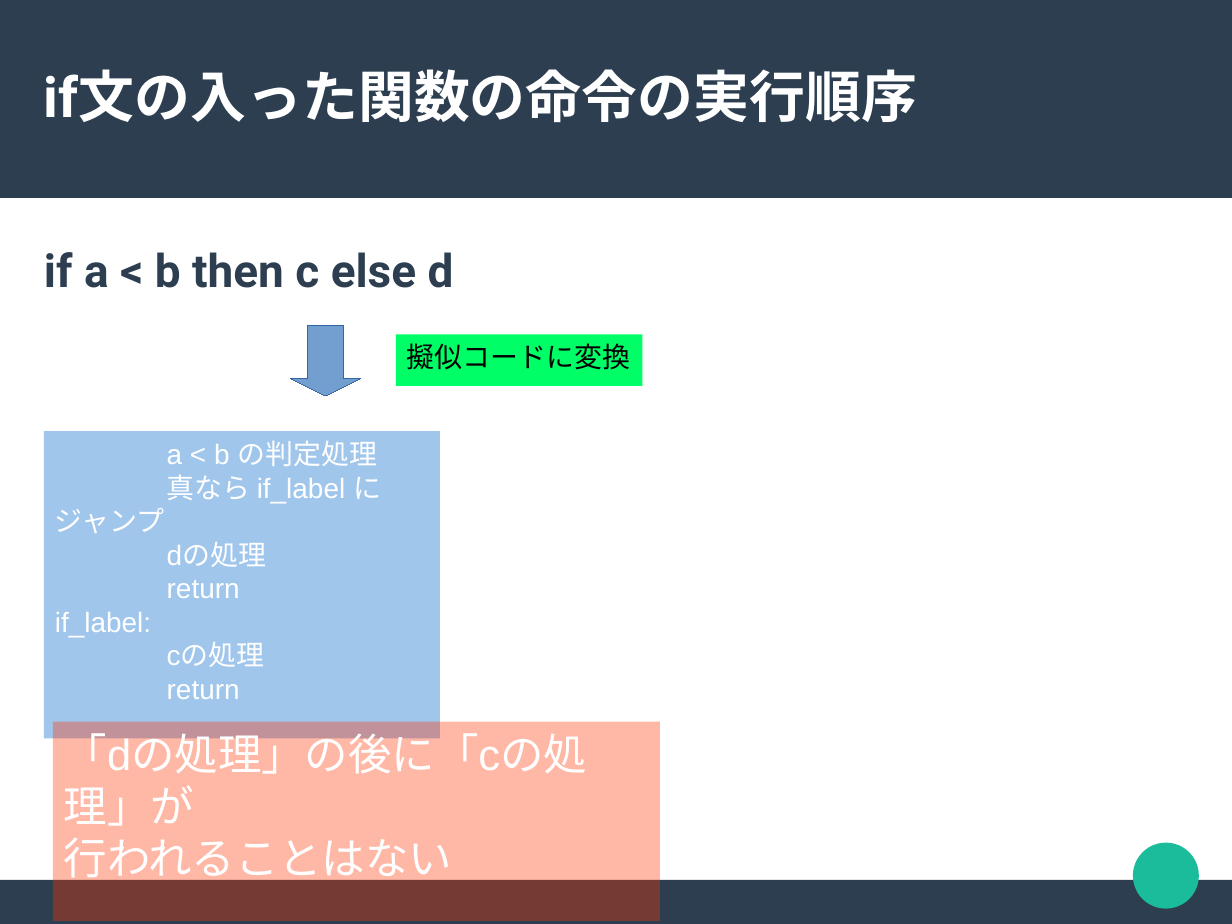
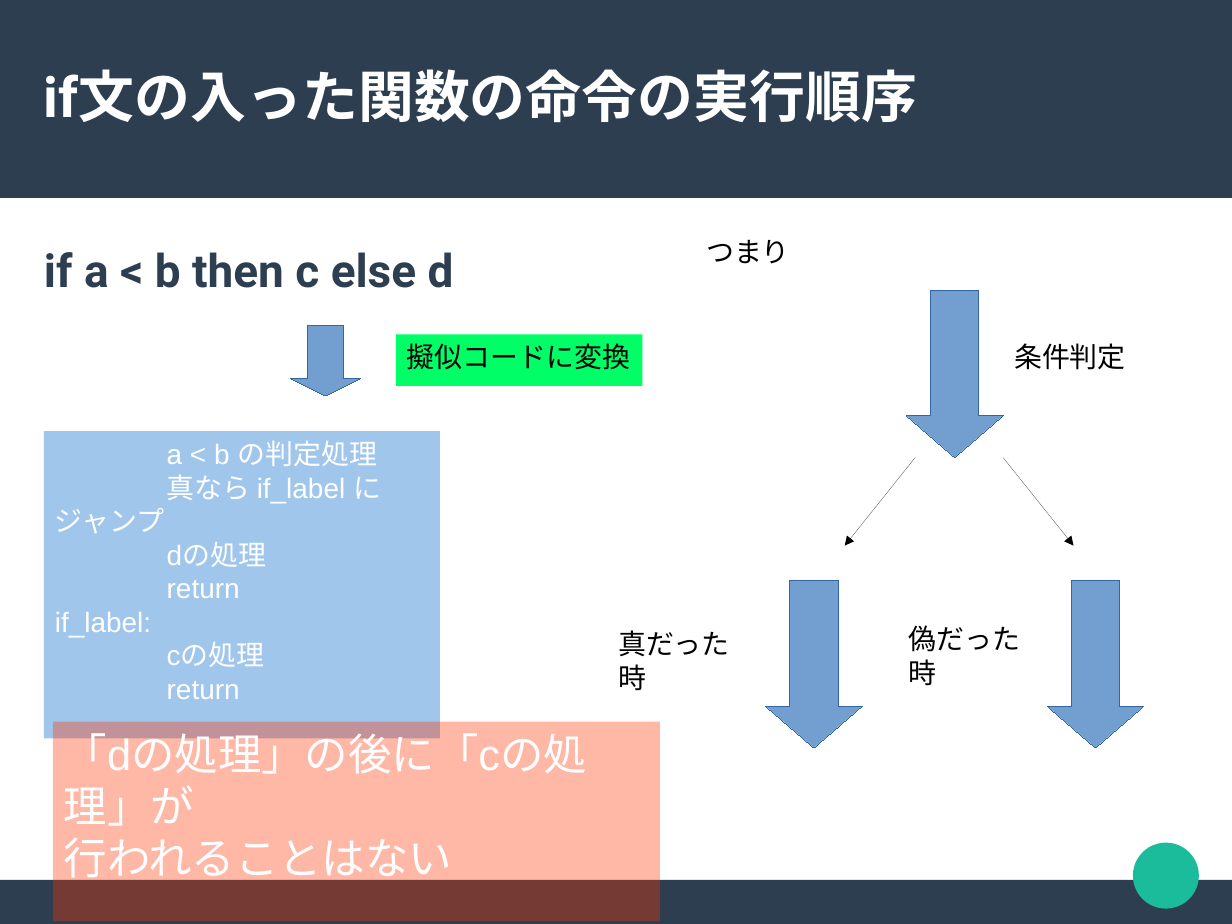
Before and after one commit to akawashiro/hml, a slide deck: slide 10 of hml.odp (slide 11 before the commit). Drawn at 1232x924 pixels with LibreOffice and Linux fonts; fonts in the diff are those of the drawing. Boxes give left, top, right and bottom in pixels: in the first picture for what was removed or moved away, otherwise in the second. Text is boxed around its words. In the diff, an @@ line names an element or a change of style, - is before the commit and + after.

```diff
--- a/hml.odp
+++ b/hml.odp
@@ text added at <box>706,239,790,264</box>, 18 pt, text #000000 @@
+つまり
@@ down arrow added at <box>907,291,1004,458</box>, fill #729FCF, outline #3465A4 0 pt @@
@@ text added at <box>1014,343,1126,370</box>, 18 pt, text #000000 @@
+条件判定
@@ arrow added from (916, 457) to (845, 546), #000000 0 pt @@
@@ arrow added from (1004, 457) to (1074, 546), #000000 0 pt @@
@@ down arrow added at <box>766,581,863,749</box>, fill #729FCF, outline #3465A4 0 pt @@
@@ down arrow added at <box>1048,581,1145,749</box>, fill #729FCF, outline #3465A4 0 pt @@
@@ text added at <box>908,625,1020,686</box>, 18 pt, text #000000 @@
+偽だった時
@@ text added at <box>618,630,730,691</box>, 18 pt, text #000000 @@
+真だった時
```
Also in this commit, not shown: 4 other slides changed, 1 slide added.
